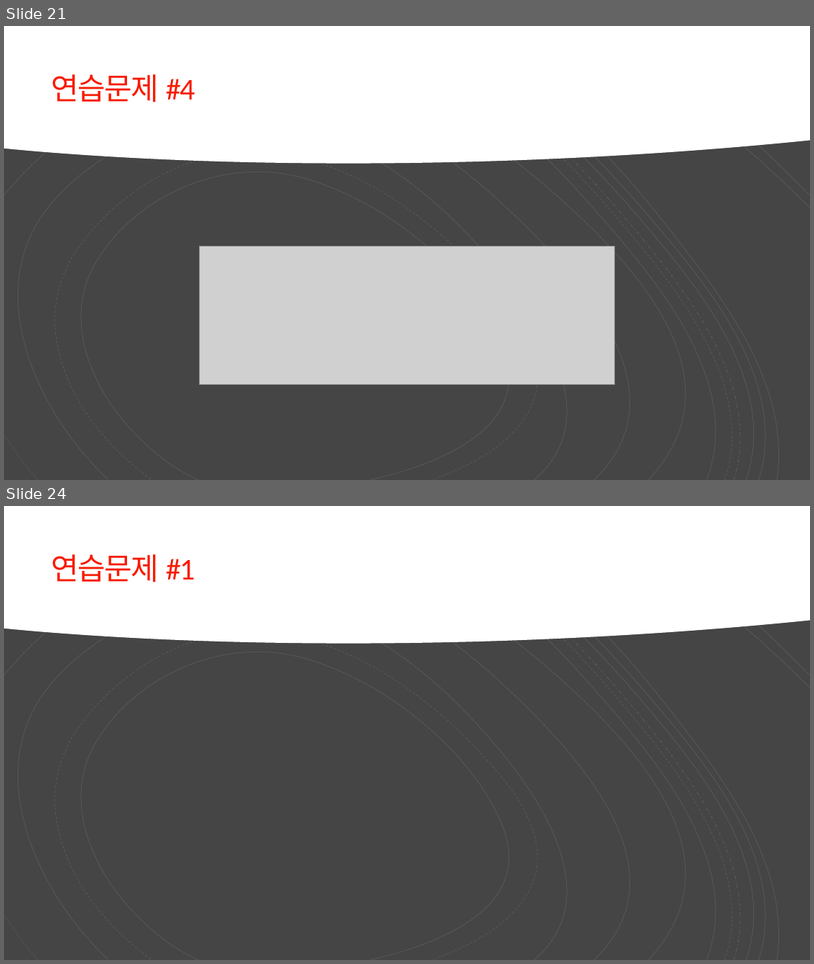
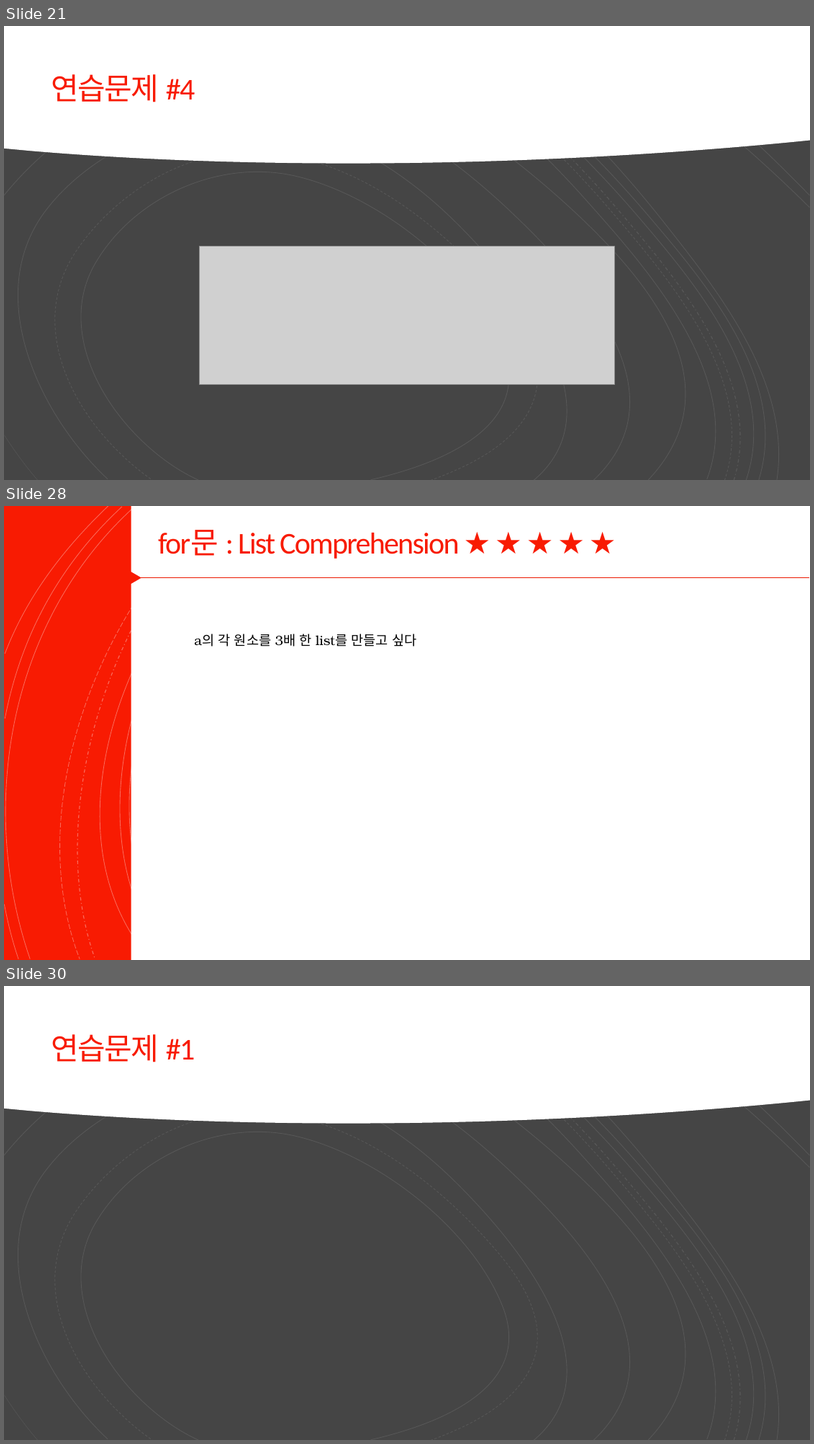
Before and after one commit to Valentine117/python_basic_class, a slide deck: 03장 프로그램의 구조를 쌓는다_제어문.pptx. Shown one above the other, each under a label of ours: slides 21 and 24 before the commit, slides 21, 28 and 30 after it; the slides between them are not shown. The pictures are 814x964 and 814x1444 pixels, drawn with LibreOffice and Linux fonts; fonts in the diff are those of the drawing; grey boxes stand for pictures. Boxes give left, top, right and bottom in pixels: in the first picture for what was removed or moved away, otherwise in the second. Text is boxed around its words. In the diff, an @@ line names an element or a change of style, - is before the commit and + after.

Commit message:
list comprehension 만드는 중

```diff
--- a/03장 프로그램의 구조를 쌓는다_제어문.pptx
+++ b/03장 프로그램의 구조를 쌓는다_제어문.pptx
@@ slide 28 added at [4, 506, 810, 960], background #FFFFFF @@
@@ rectangle added at [4, 506, 810, 960], fill #F81B02 @@
@@ group added at [4, 506, 809, 960]: 16 freeform shapes @@
@@ group added at [4, 506, 809, 960]: 16 freeform shapes @@
@@ rectangle added at [131, 506, 810, 960], fill #FFFFFF @@
@@ title added at [158, 530, 459, 559], 36 pt, text #F81B02 @@
+for문 : List Comprehension ★ ★ ★ ★ ★
@@ triangle added at [125, 567, 142, 587], fill #F81B02 @@
@@ line added from (142, 577) to (810, 577), #ED1A02 0.75 pt @@
@@ text added at [194, 633, 417, 646], 16 pt, text #000000 @@
+a의 각 원소를 3배 한 list를 만들고 싶다
@@ what was slide 24 is now slide 30 @@
```
Also in this commit, not shown: 2 slides changed, 5 other slides added.
